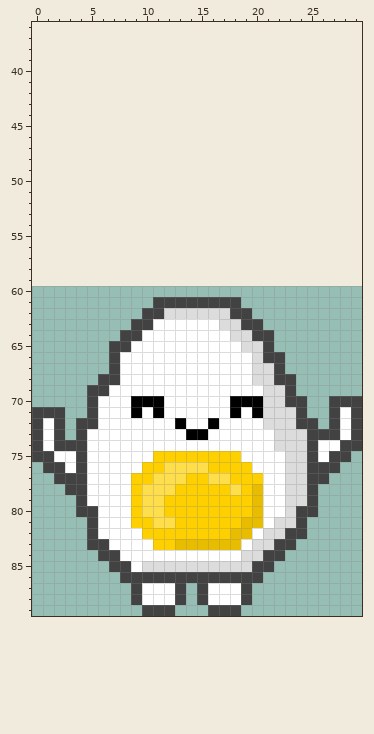
A sprite sheet gets an edit: src/main/resources/Egg/julek_the_egg.png. The picture above is the old version.
The file is 30x30 pixels. Shown: x 0..29, y 36..89. The old version is drawn lined up with the new one, on the new canvas.
Now the later version:
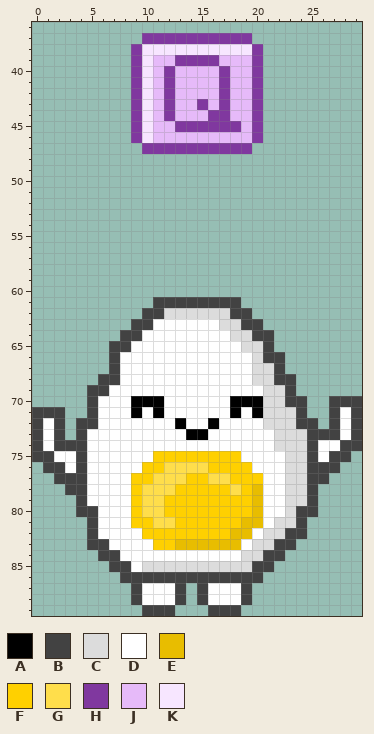
Palette (. is transparent): A #000000  B #424242  C #dcdcdc  D #ffffff  E #e8bd00  F #ffd000  G #ffde4b  H #80389f  J #e6baf9  K #f7e6ff
What changed:
canvas 30x30 -> 30x90, the old top-left corner now at 0,60
y 37: x 10..19 .......... -> HHHHHHHHHH
y 38: x 9..20 ............ -> HKKKKKKKKKKH
y 39: x 9..20 ............ -> HKJJHHHHJJJH
y 40..42: x 9..20 ............ -> HKJHJJJJHJJH
y 43: x 9..20 ............ -> HKJHJJHJHJJH
y 44: x 9..20 ............ -> HKJHJJJHHJJH
y 45: x 9..20 ............ -> HKJJHHHHHHJH
y 46: x 9..20 ............ -> HKJJJJJJJJJH
y 47: x 10..19 .......... -> HHHHHHHHHH
